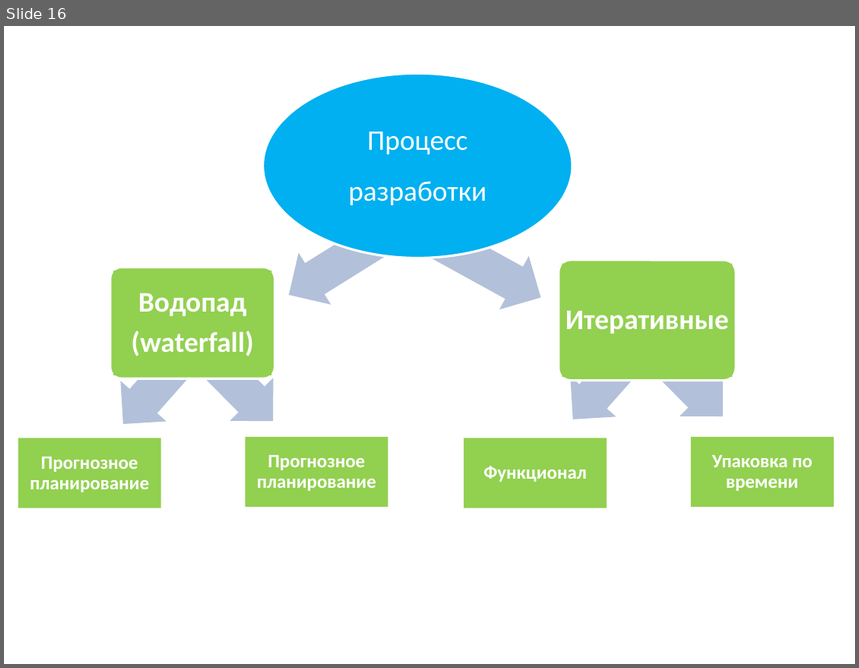
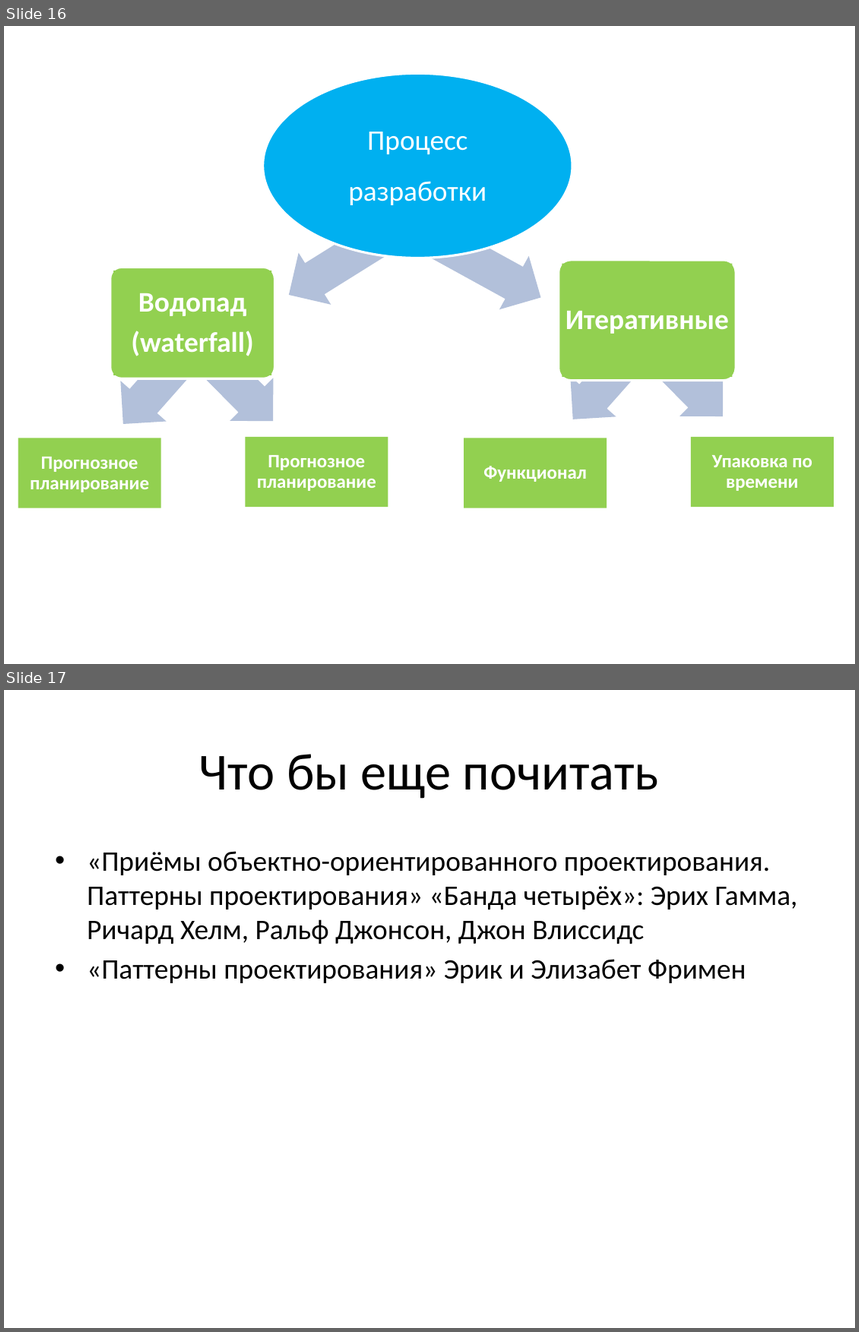
Before and after one commit to russov/cpp_craft_1013, a slide deck: lections/cpp_craft_lec_8_pre.pptx. Shown one above the other, each under a label of ours: slide 16 before the commit, slides 16 and 17 after it. The pictures are 859x668 and 859x1332 pixels, drawn with LibreOffice and Linux fonts; fonts in the diff are those of the drawing. Boxes give left, top, right and bottom in pixels: in the first picture for what was removed or moved away, otherwise in the second. Text is boxed around its words. In the diff, an @@ line names an element or a change of style, - is before the commit and + after.

```diff
--- a/lections/cpp_craft_lec_8_pre.pptx
+++ b/lections/cpp_craft_lec_8_pre.pptx
@@ slide 17 added at <box>4,690,855,1328</box>, background #FFFFFF @@
@@ title added at <box>199,754,659,799</box>, 44 pt, text #000000 @@
+Что бы еще почитать
@@ text added at <box>87,851,798,983</box>, 24 pt, text #000000 @@
+• «Приёмы объектно-ориентированного проектирования. Паттерны проектирования» «Банда четырёх»: Эрих Гамма, Ричард Хелм, Ральф Джонсон, Джон Влиссидс
+• «Паттерны проектирования» Эрик и Элизабет Фримен
```
Also in this commit, not shown: 1 slide changed.
